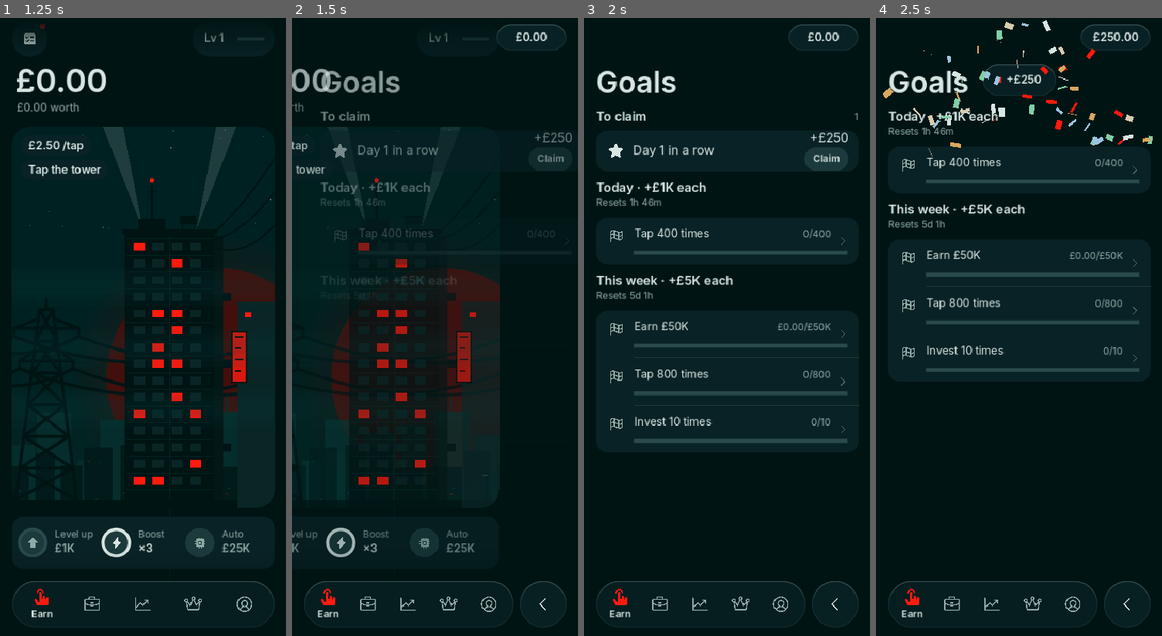
Above: before the commit, frames 1-4 (left to right).
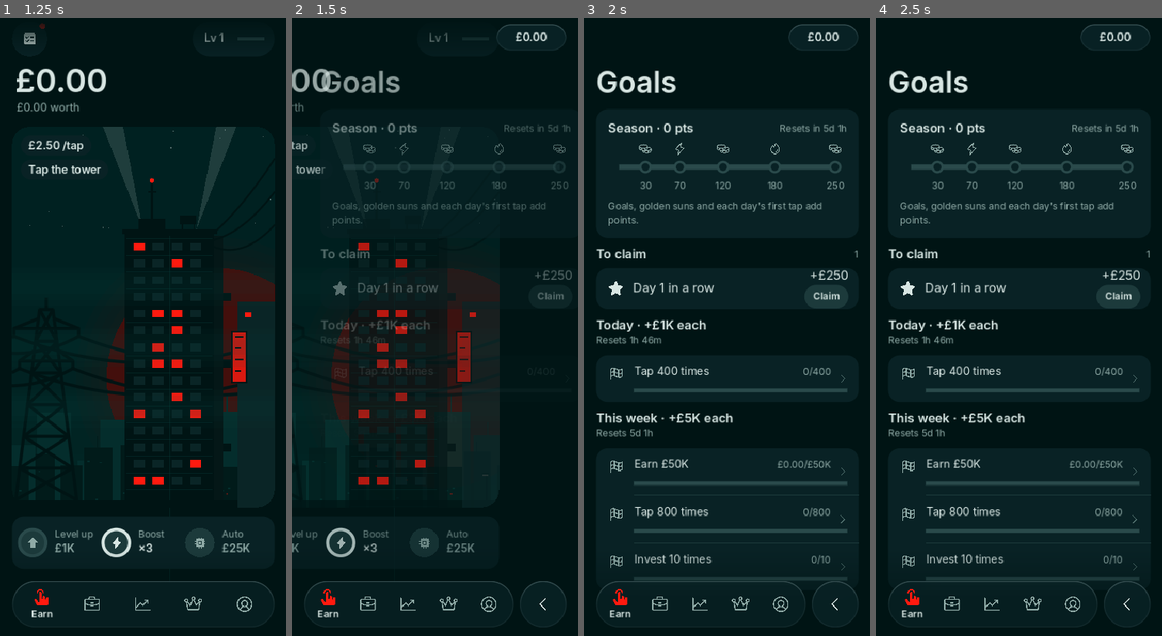
Above: after the commit, the same moments.

Repository: ytjustjosh17-cpu/MCG
Game: Godot game, scene res://scenes/main.tscn
Same seed, same stepped clock (60 frames per second), same inputs: the game is played once before the commit and once after it.
Inputs (mouse positions are in pixels of both pictures, inside the frame that each line leads up to):
- Up to frame 1 (1.25 s): click "Skip" at 0.5 s
- Up to frame 2 (1.5 s): click (320, 36) at 1.25 s
- Up to frame 3 (2 s): no input
- Up to frame 4 (2.5 s): click (1019, 147) at 2.02 s

Frame 1 is identical in both runs. In frame 2, 2.9% of the frame differs, in the area x 9-98%, y 15-58%; in frame 3, 12%, in the area x 4-97%, y 15-91%; in frame 4, 12%.

Commit message:
Screens: weekly season bar on Goals, achievements as medals, claimed money flies to your cash, Profile rank title, showcase and days played
Co-Authored-By: Claude Opus 5.5 <noreply@anthropic.com>
Claude-Session: https://claude.ai/code/session_01G43aEuqkjUy83khniNYyKE

Diff:
--- a/game/scripts/achievements_page.gd
+++ b/game/scripts/achievements_page.gd
@@ -1,6 +1,6 @@
 class_name AchievementsPage
 extends Page
-## Achievements with a filter. Locked first with progress, unlocked at the bottom.
+## Achievements as medals: one per kind, climbing a tier at a time, with a filter.
 
 const FILTERS := [["all", "All"], ["taps", "Taps"], ["worth", "Net worth"], ["biz", "Companies"], ["invest", "Investing"], ["other", "Other"]]
 const GROUP := {
@@ -57,41 +57,50 @@
 		return
 	_pill.text = _label(_filter) + "  ▾"
 	_bonus.text = "+%.1f%% income from achievements (max %d%%)" % [Game.ach_bonus() * 100.0, int(Data.ACH_BONUS_CAP * 100.0)]
-	var locked: Array = []
-	var got: Array = []
-	for a in Game.achievements():
-		if _filter != "all" and String(GROUP.get(a["m"], "other")) != _filter:
+	# One medal per kind of achievement. Waiting rewards first, then the ones
+	# under way (closest first), finished medals last.
+	var gs: Array = []
+	for grp in Game.medal_groups():
+		if _filter != "all" and String(GROUP.get(grp["metric"], "other")) != _filter:
 			continue
-		if Game.achieved.has(a["id"]):
-			got.append(a)
-		else:
-			locked.append(a)
-	# Rebuild only when the filter or the unlocked set changes; otherwise just retext.
-	var sig := _filter + str(Game.achieved.size())
+		gs.append(grp)
+	gs.sort_custom(func(x, y):
+		return _rank(x) > _rank(y))
+	var sig := _filter
+	for grp in gs:
+		sig += "|%s:%d:%d" % [grp["metric"], int(grp["level"]), _waiting(grp)]
 	if sig != _sig:
 		_sig = sig
 		_rows.clear()
 		for ch in _list.get_children():
 			ch.queue_free()
-		var all := locked + got
-		for i in range(all.size()):
+		for i in range(gs.size()):
 			if i > 0:
-				separator(_list, 50)
-			var a: Dictionary = all[i]
-			var done := i >= locked.size()
-			# Each kind of achievement has its own icon; done ones are lit.
-			var r := Row.new(KIND_ICON.get(String(a.get("m", "")), "trophy"), "", false)
-			r.custom_minimum_size = Vector2(0, 56)
-			var ic: Icon = r.lead
-			ic.set_style(UI.TEXT if done else UI.DIM, done)
-			r.title_l.add_theme_color_override("font_color", UI.TEXT if done else UI.SUB)
-			r.value_l.add_theme_font_size_override("font_size", 13)
-			r.value_l.add_theme_color_override("font_color", UI.SUB)
+				separator(_list, 68)
+			var grp: Dictionary = gs[i]
+			var r := MedalRow.new(grp, KIND_ICON.get(String(grp["metric"]), "trophy"))
 			_list.add_child(r)
-			_rows.append([a, r, done])
-	for e in _rows:
-		var r: Row = e[1]
-		r.set_texts(e[0]["title"], "" if e[2] else _progress(e[0]), "Done" if e[2] else "")
+			_rows.append(r)
+	else:
+		# Same medals in the same order: just update their progress.
+		for i in range(mini(_rows.size(), gs.size())):
+			(_rows[i] as MedalRow).set_group(gs[i])
+
+
+static func _waiting(grp: Dictionary) -> int:
+	var n := 0
+	for t in grp["tiers"]:
+		if t["done"] and not t["claimed"]:
+			n += 1
+	return n
+
+
+static func _rank(grp: Dictionary) -> float:
+	if _waiting(grp) > 0:
+		return 3.0
+	if int(grp["next"]) < 0:
+		return 0.0   # every tier done
+	return 1.0 + float(grp["progress"])
 
 
 static func _progress(a: Dictionary) -> String:
--- a/game/scripts/claim_list.gd
+++ b/game/scripts/claim_list.gd
@@ -73,9 +73,12 @@
 		all.custom_minimum_size = Vector2(0, 48)
 		all.pressed.connect(func():
 			var got := 0.0
+			var boosts := 0
 			for r in _mine():
+				if String(r.get("boost", "")) != "":
+					boosts += 1
 				got += Game.claim(String(r["key"]))
-			_celebrate(got))
+			_celebrate(got, all.get_global_rect().get_center(), boosts > 0))
 		Kit.press_fx(all)
 		top.add_child(all)
 		_card.add_child(top)
@@ -105,12 +108,18 @@
 
 func _row(r: Dictionary) -> Control:
 	var kind := String(r.get("kind", ""))
-	var row := Row.new({"ach": "trophy", "goal": "goal", "streak": "star"}.get(kind, "star"), "", false)
+	var row := Row.new({"ach": "trophy", "goal": "goal", "streak": "star", "season": "sparkle", "days": "clock", "term": "lock"}.get(kind, "star"), "", false)
 	(row.lead as Icon).set_style(UI.TEXT, true)
 	row.title_l.text_overrun_behavior = TextServer.OVERRUN_TRIM_ELLIPSIS
 	row.title_l.size_flags_horizontal = Control.SIZE_EXPAND_FILL
 	row.title_l.clip_text = true
-	row.set_texts(String(r.get("title", "")), "", "+" + Game.money_short(float(r.get("amount", 0.0))))
+	var boost := String(r.get("boost", ""))
+	var val := "+" + Game.money_short(float(r.get("amount", 0.0)))
+	if boost == "rush":
+		val = "x2 income 10 min"
+	elif boost == "frenzy":
+		val = "x5 taps 20 s"
+	row.set_texts(String(r.get("title", "")), "", val)
 	# A visible "Claim" pill; the whole row is still the button.
 	var pill := PanelContainer.new()
 	pill.add_theme_stylebox_override("panel", UI.box(UI.RAISED, 16))
@@ -128,17 +137,21 @@
 	pill.add_child(pm)
 	row.value_l.get_parent().get_parent().add_child(pill)
 	var key := String(r["key"])
-	row.pressed.connect(func(): _celebrate(Game.claim(key)))
+	row.pressed.connect(func(): _celebrate(Game.claim(key), row.get_global_rect().get_center(), boost != ""))
 	Kit.press_fx(row)
 	return row
 
 
-func _celebrate(v: float) -> void:
-	if v <= 0.0:
+func _celebrate(v: float, from := Vector2.ZERO, boosted := false) -> void:
+	if v <= 0.0 and not boosted:
 		return
 	Kit.haptic("success")
 	Kit.sound("fanfare")
-	Kit.toast("+" + Game.money_short(v), true)
+	if v > 0.0:
+		Kit.toast("+" + Game.money_short(v), true)
+		Kit.fly_money(from, v)   # the money flies to the cash readout
+	else:
+		Kit.toast("Boost on", true)
 	if not Motion.reduced():
 		var c := Confetti.new(global_position - get_viewport_rect().position + Vector2(size.x * 0.5, 40), 60)
 		get_tree().root.get_node("Kit").add_child(c)
--- a/game/scripts/goals_page.gd
+++ b/game/scripts/goals_page.gd
@@ -13,6 +13,9 @@
 var _day_done: Label
 var _week_done: Label
 var _sig := ""
+var _season_bar: SeasonBar
+var _season_title: Label
+var _season_note: Label
 
 
 func _init() -> void:
@@ -20,8 +23,24 @@
 
 
 func build() -> void:
-	# Finished goals and the daily gift wait here for a tap.
-	body.add_child(ClaimList.new(["goal", "streak"]))
+	# The weekly season bar first: goals, golden suns and the day's first tap fill it.
+	var sc := card()
+	var sp := padded(sc, 16, 6)
+	var sh := HBoxContainer.new()
+	sp.add_child(sh)
+	_season_title = UI.label("Season", 17, UI.TEXT, true)
+	_season_title.size_flags_horizontal = Control.SIZE_EXPAND_FILL
+	sh.add_child(_season_title)
+	_season_note = UI.label("", 13, UI.SUB)
+	_season_note.size_flags_vertical = Control.SIZE_SHRINK_CENTER
+	sh.add_child(_season_note)
+	_season_bar = SeasonBar.new()
+	sp.add_child(_season_bar)
+	var hint := UI.label("Goals, golden suns and each day's first tap add points.", 13, UI.SUB)
+	hint.autowrap_mode = TextServer.AUTOWRAP_WORD_SMART
+	sp.add_child(hint)
+	# Finished goals, season rewards, day milestones and the daily gift wait here for a tap.
+	body.add_child(ClaimList.new(["goal", "streak", "season", "days"]))
 	var d := _header()
 	_day_title = d[0]
 	_day_note = d[1]
@@ -63,6 +82,9 @@
 func refresh() -> void:
 	if _day_box == null:
 		return
+	_season_title.text = "Season · %d pts" % int(Game.season_pts())
+	_season_note.text = "Resets in " + Game.clock(Game.season_week_left_s())
+	_season_bar.refresh()
 	var left := 86400.0 - fmod(Game.now(), 86400.0)
 	_day_note.text = "Resets " + Game.clock(left)
 	_day_chip.visible = Game.streak > 1
--- /dev/null
+++ b/game/scripts/medal_row.gd
@@ -0,0 +1,149 @@
+class_name MedalRow
+extends Row
+## One medal per kind of achievement: a ring that fills a tier at a time
+## (SUB, then TEXT, GOLD once every tier is done), "Taps · 3 of 5", a thin bar
+## to the next tier, and a Claim pill while a tier's reward waits. Tapping the
+## row claims what waits; ids and rewards are the achievements' own.
+
+var g: Dictionary
+var _badge: Badge
+var _pill: PanelContainer
+var _bar: Control
+
+
+func _init(group: Dictionary, icon: String) -> void:
+	super("", "", false)
+	g = group
+	set_meta("fixed_h", true)
+	custom_minimum_size.y = 68
+	_badge = Badge.new(icon)
+	set_lead(_badge)
+	value_l.add_theme_font_size_override("font_size", 13)
+	value_l.add_theme_color_override("font_color", UI.SUB)
+	# "Claim" pill, shown while a tier waits (the whole row is the button).
+	_pill = PanelContainer.new()
+	_pill.add_theme_stylebox_override("panel", UI.box(UI.TEXT, 16))
+	_pill.mouse_filter = Control.MOUSE_FILTER_IGNORE
+	_pill.size_flags_vertical = Control.SIZE_SHRINK_CENTER
+	var pm := MarginContainer.new()
+	pm.add_theme_constant_override("margin_left", 12)
+	pm.add_theme_constant_override("margin_right", 12)
+	pm.mouse_filter = Control.MOUSE_FILTER_IGNORE
+	_pill.add_child(pm)
+	var pl := UI.label("Claim", 13, UI.INK, true)
+	pl.custom_minimum_size = Vector2(0, 32)
+	pl.vertical_alignment = VERTICAL_ALIGNMENT_CENTER
+	pl.mouse_filter = Control.MOUSE_FILTER_IGNORE
+	pm.add_child(pl)
+	value_l.get_parent().get_parent().add_child(_pill)
+	_bar = Control.new()
+	_bar.mouse_filter = Control.MOUSE_FILTER_IGNORE
+	_bar.draw.connect(_draw_bar)
+	add_child(_bar)
+	resized.connect(func():
+		_bar.position = Vector2(68, size.y - 10)
+		_bar.size = Vector2(maxf(0.0, size.x - 68 - 16), 6)
+		_bar.queue_redraw())
+	pressed.connect(_claim)
+	set_group(group)
+
+
+func waiting() -> Array:
+	## Achievement ids of tiers done but not yet claimed.
+	var out: Array = []
+	for t in g["tiers"]:
+		if t["done"] and not t["claimed"]:
+			out.append(String(t["id"]))
+	return out
+
+
+func set_group(group: Dictionary) -> void:
+	g = group
+	var tiers: Array = g["tiers"]
+	var n := tiers.size()
+	var lvl := int(g["level"])
+	var nxt := int(g["next"])
+	var sub := "%d of %d" % [lvl, n]
+	if nxt >= 0:
+		sub += " · next: " + String(tiers[nxt]["title"])
+	set_texts(String(g["title"]), sub, "" if not waiting().is_empty() else ("Done" if nxt < 0 else _progress()))
+	sub_l.text_overrun_behavior = TextServer.OVERRUN_TRIM_ELLIPSIS
+	sub_l.clip_text = true
+	sub_l.size_flags_horizontal = Control.SIZE_EXPAND_FILL
+	_pill.visible = not waiting().is_empty()
+	value_l.visible = not _pill.visible
+	title_l.add_theme_color_override("font_color", UI.TEXT if lvl > 0 else UI.SUB)
+	_badge.set_tiers(lvl, n)
+	_bar.queue_redraw()
+
+
+func _progress() -> String:
+	var nxt := int(g["next"])
+	var goal := float(g["tiers"][nxt]["goal"])
+	var have := minf(Game.metric(String(g["metric"])), goal)
+	if String(g["metric"]) in AchievementsPage.MONEY:
+		return "%s / %s" % [Game.money_short(have), Game.money_short(goal)]
+	return "%s / %s" % [Game.group(int(have)), Game.group(int(goal))]
+
+
+func _draw_bar() -> void:
+	if int(g["next"]) < 0:
+		return   # every tier done: no bar
+	var w := _bar.size.x
+	var y := 3.0
+	_bar.draw_line(Vector2(0, y), Vector2(w, y), UI.TRACK, 4.0, true)
+	var p := clampf(float(g["progress"]), 0.0, 1.0)
+	if p > 0.0:
+		_bar.draw_line(Vector2(0, y), Vector2(w * p, y), UI.TEXT, 4.0, true)
+
+
+func _claim() -> void:
+	var ids := waiting()
+	if ids.is_empty():
+		return
+	var got := 0.0
+	for id in ids:
+		got += Game.claim("ach:" + id)
+	if got > 0.0:
+		Kit.haptic("success")
+		Kit.sound("fanfare")
+		Kit.toast("+" + Game.money_short(got), true)
+		Kit.fly_money(get_global_rect().get_center(), got)
+	Game.flush_changes()
+
+
+class Badge extends Control:
+	## A ring split into one arc per tier, the done ones lit; the kind's icon inside.
+	var _lvl := 0
+	var _n := 1
+	var _icon: Icon
+
+	func _init(icon: String) -> void:
+		custom_minimum_size = Vector2(40, 40)
+		_icon = Icon.new(icon, UI.SUB, 18.0)
+		_icon.position = Vector2(11, 11)
+		add_child(_icon)
+
+	func set_tiers(lvl: int, n: int) -> void:
+		_lvl = lvl
+		_n = maxi(1, n)
+		var c := ring_color()
+		_icon.set_style(c if _lvl > 0 else UI.SUB, _lvl > 0)
+		queue_redraw()
+
+	func ring_color() -> Color:
+		if _lvl >= _n:
+			return UI.GOLD   # the top tier: the only gold on the page
+		if _lvl == 0:
+			return UI.TRACK
+		return UI.TEXT if float(_lvl) / float(_n) >= 0.5 else UI.SUB
+
+	func _draw() -> void:
+		var c := Vector2(20, 20)
+		var r := 18.0
+		var gap := 0.18 if _n > 1 else 0.0
+		var step := TAU / float(_n)
+		for i in range(_n):
+			var a0 := -PI / 2.0 + step * i + gap * 0.5
+			var a1 := -PI / 2.0 + step * (i + 1) - gap * 0.5
+			draw_arc(c, r, a0, a1, 16, ring_color() if i < _lvl else UI.TRACK, 3.0, true)
--- a/game/scripts/profile_page.gd
+++ b/game/scripts/profile_page.gd
@@ -17,6 +17,12 @@
 var _ach_row: Row
 var _rival_row: Row
 var _rec_row: Row
+var _days_row: Row
+var _rank_l: Label
+var _rank_next: Label
+var _rank_bar: ProgressBar
+var _show_box: HBoxContainer
+var _show_sig := "-"
 var _upd_card: PanelContainer
 var _upd_title: Label
 var _upd_btn: Button
@@ -40,6 +46,23 @@
 	id.add_child(_fortune)
 	_stats = UI.label("", 13, UI.SUB)
 	id.add_child(_stats)
+	# Rank title for your net worth, with a thin bar to the next one.
+	var rk := VBoxContainer.new()
+	rk.add_theme_constant_override("separation", 4)
+	body.add_child(rk)
+	_rank_l = UI.label("", 15, UI.TEXT, true)
+	rk.add_child(_rank_l)
+	_rank_bar = ProgressBar.new()
+	_rank_bar.show_percentage = false
+	_rank_bar.custom_minimum_size = Vector2(0, 4)
+	_rank_bar.max_value = 1000
+	_rank_bar.add_theme_stylebox_override("background", UI.box(UI.TRACK, 2))
+	_rank_bar.add_theme_stylebox_override("fill", UI.box(UI.TEXT, 2))
+	rk.add_child(_rank_bar)
+	_rank_next = UI.label("", 13, UI.SUB)
+	_rank_next.text_overrun_behavior = TextServer.OVERRUN_TRIM_ELLIPSIS
+	_rank_next.clip_text = true
+	rk.add_child(_rank_next)
 	# Past week, only once there is a week to show (2+ saved points).
 	_chart = NetChart.new()
 	_chart.custom_minimum_size = Vector2(0, 72)
@@ -94,6 +117,22 @@
 	_bar.add_theme_stylebox_override("fill", UI.box(UI.TEXT, 3))
 	cp.add_child(_bar)
 
+	# Showcase: four favourite items, picked from what you own.
+	var shh := HBoxContainer.new()
+	body.add_child(shh)
+	var stl := UI.label("Showcase", 17, UI.TEXT, true)
+	stl.size_flags_horizontal = Control.SIZE_EXPAND_FILL
+	shh.add_child(stl)
+	var edit := UI.text_btn("Edit")
+	edit.pressed.connect(_pick_showcase)
+	Kit.press_fx(edit)
+	shh.add_child(edit)
+	var shc := card()
+	var shp := padded(shc, 12, 0)
+	_show_box = HBoxContainer.new()
+	_show_box.add_theme_constant_override("separation", 8)
+	shp.add_child(_show_box)
+
 	var ac := card()
 	_reb_row = _link(ac, "sparkle", func(): return RebirthPage.new())
 	separator(ac, 50)
@@ -104,6 +143,10 @@
 	_rival_row = _link(ac, "goal", func(): return RivalsPage.new())
 	separator(ac, 50)
 	_rec_row = _link(ac, "star", func(): return RecordsPage.new())
+	separator(ac, 50)
+	_days_row = Row.new("clock", "", false)
+	_days_row.mouse_filter = Control.MOUSE_FILTER_IGNORE
+	ac.add_child(_days_row)
 
 	# Money: one stacked bar, then a list biggest first with each share.
 	section("Money")
@@ -163,6 +206,14 @@
 		return
 	_fortune.set_value(Game.net_worth())
 	_stats.text = "Lv %d  ·  %s taps" % [Game.level, Game.group(Game.taps)]
+	var rk: Dictionary = Game.rank_title()
+	_rank_l.text = String(rk["title"])
+	_rank_bar.value = float(rk["progress"]) * 1000.0
+	_rank_bar.visible = String(rk["next_title"]) != ""
+	_rank_next.text = ("Next: %s at %s" % [rk["next_title"], Game.money_short(float(rk["next_at"]))]) if String(rk["next_title"]) != "" else "The top rank"
+	var nd := Game.next_days_milestone()
+	_days_row.set_texts("Days played", ("Next reward on day %d" % nd) if nd > 0 else "Every milestone reached", Game.group(Game.days_played()))
+	_fill_showcase()
 	_chart.visible = NetChart.week_points() >= 2
 	var c := clampf(Game.completion(), 0.0, 1.0)
 	_pct.text = "%d%%" % int(c * 100.0)
@@ -275,3 +326,122 @@
 			if w > 0.5:
 				draw_rect(Rect2(x, 0, maxf(1.0, w - 1.0), size.y), COLS[i % COLS.size()])
 			x += w
+
+
+# ---- showcase ----------------------------------------------------------------
+
+static func item_name(key: String) -> String:
+	var parts := key.split(":")
+	if parts.size() != 2:
+		return key
+	for c in Game.collections():
+		if String(c["id"]) == parts[0]:
+			var list: Array = c["items"]
+			var i := int(parts[1])
+			return String(list[i][0]) if i >= 0 and i < list.size() else key
+	return key
+
+
+func _fill_showcase() -> void:
+	var keys: Array = Game.showcase()
+	var sig := ",".join(keys)
+	if sig == _show_sig:
+		return
+	_show_sig = sig
+	for ch in _show_box.get_children():
+		ch.queue_free()
+	for i in range(Data.SHOWCASE_MAX):
+		var slot := Button.new()
+		slot.focus_mode = Control.FOCUS_NONE
+		slot.custom_minimum_size = Vector2(0, 76)
+		slot.size_flags_horizontal = Control.SIZE_EXPAND_FILL
+		for st in ["normal", "hover", "pressed", "focus", "disabled"]:
+			slot.add_theme_stylebox_override(st, UI.box(UI.RAISED, 12))
+		slot.pressed.connect(_pick_showcase)
+		Kit.press_fx(slot)
+		_show_box.add_child(slot)
+		if i < keys.size():
+			var p := String(keys[i]).split(":")
+			var art := ItemArt.new(p[0], int(p[1]), 52.0)
+			art.mouse_filter = Control.MOUSE_FILTER_IGNORE
+			art.set_anchors_and_offsets_preset(Control.PRESET_FULL_RECT)
+			art.offset_left = 8
+			art.offset_right = -8
+			art.offset_top = 8
+			art.offset_bottom = -8
+			slot.add_child(art)
+		else:
+			var plus := Icon.new("plus", UI.SUB, 20.0)
+			plus.set_anchors_and_offsets_preset(Control.PRESET_CENTER)
+			plus.offset_left = -10
+			plus.offset_top = -10
+			plus.offset_right = 10
+			plus.offset_bottom = 10
+			slot.add_child(plus)
+
+
+func _pick_showcase() -> void:
+	## A sheet of everything you own; tap up to four, then Done.
+	Kit.tick()
+	var owned: Array = []
+	for c in Game.collections():
+		for i in range((c["items"] as Array).size()):
+			var key := "%s:%d" % [c["id"], i]
+			if Game.items.has(key):
+				owned.append(key)
+	if owned.is_empty():
+		Kit.toast("Buy an item first (Items tab)")
+		return
+	var sel: Array = Game.showcase().duplicate()
+	var grid := GridContainer.new()
+	grid.columns = 4
+	grid.add_theme_constant_override("h_separation", 8)
+	grid.add_theme_constant_override("v_separation", 8)
+	var tiles := {}
+	var paint := func():
+		for k in tiles.keys():
+			var on: bool = sel.has(k)
+			for st in ["normal", "hover", "pressed", "focus", "disabled"]:
+				(tiles[k] as Button).add_theme_stylebox_override(st, _ring_box() if on else UI.box(UI.RAISED, 12))
+	for key in owned:
+		var b := Button.new()
+		b.focus_mode = Control.FOCUS_NONE
+		b.custom_minimum_size = Vector2(72, 72)
+		b.size_flags_horizontal = Control.SIZE_EXPAND_FILL
+		b.tooltip_text = item_name(key)
+		var p := String(key).split(":")
+		var art := ItemArt.new(p[0], int(p[1]), 48.0)
+		art.mouse_filter = Control.MOUSE_FILTER_IGNORE
+		art.set_anchors_and_offsets_preset(Control.PRESET_FULL_RECT)
+		art.offset_left = 10
+		art.offset_right = -10
+		art.offset_top = 10
+		art.offset_bottom = -10
+		b.add_child(art)
+		b.pressed.connect(func():
+			Kit.tick()
+			if sel.has(key):
+				sel.erase(key)
+			elif sel.size() >= Data.SHOWCASE_MAX:
+				Kit.toast("Four at most: tap one to take it off")
+				return
+			else:
+				sel.append(key)
+			paint.call())
+		grid.add_child(b)
+		tiles[key] = b
+	paint.call()
+	Kit.sheet("Showcase", "Pick up to four items to show on your profile.", [
+		{"text": "Done", "style": "primary", "call": func():
+			Game.set_showcase(sel)
+			_show_sig = "-"
+			refresh()},
+		{"text": "Close", "style": "plain"},
+	], true, grid)
+
+
+static func _ring_box() -> StyleBoxFlat:
+	var sb := UI.box(UI.RAISED, 12)
+	sb.border_color = UI.TEXT
+	sb.set_border_width_all(2)
+	return sb
--- a/game/scripts/records_page.gd
+++ b/game/scripts/records_page.gd
@@ -9,6 +9,7 @@
 var _hero_v: Label
 var _hero_when: Label
 var _rows: Array = []
+var _days: Row
 
 
 func _init() -> void:
@@ -32,6 +33,10 @@
 		r.mouse_filter = Control.MOUSE_FILTER_IGNORE
 		lc.add_child(r)
 		_rows.append(r)
+	separator(lc, 16)
+	_days = Row.new("", "", false)
+	_days.mouse_filter = Control.MOUSE_FILTER_IGNORE
+	lc.add_child(_days)
 	refresh()
 
 
@@ -47,6 +52,7 @@
 		var v := float(rec[1])
 		var sub := when_text(float(rec[2]), "") if v > 0.0 else "Not yet"
 		r.set_texts(str(rec[0]), sub, value_text(v, str(rec[3])) if v > 0.0 else "-")
+	_days.set_texts("Days played", "Counts every day you open the game", value_text(float(Game.days_played()), "days"))
 
 
 static func value_text(v: float, kind: String) -> String:
--- /dev/null
+++ b/game/scripts/season_bar.gd
@@ -0,0 +1,93 @@
+class_name SeasonBar
+extends Control
+## The weekly season bar on Goals: points fill a track, and each milestone sits
+## on it at its points with its icon above (cash, Rush or Frenzy) and the points
+## under it. Reached milestones are lit; claimed ones show a tick. Rewards are
+## claimed from the "To claim" list like any other.
+
+const H := 76.0
+const PAD := 16.0
+var _icons: Array = []   # Icon per milestone
+var _sig := ""
+
+
+func _init() -> void:
+	custom_minimum_size = Vector2(0, H)
+	mouse_filter = Control.MOUSE_FILTER_IGNORE
+	resized.connect(_place)
+
+
+func refresh() -> void:
+	var ms: Array = Game.season_milestones()
+	var sig := str(int(Game.season_pts()))
+	for m in ms:
+		sig += "|%s%s" % [m["reached"], m["claimed"]]
+	if sig == _sig and _icons.size() == ms.size():
+		return
+	_sig = sig
+	if _icons.size() != ms.size():
+		for ic in _icons:
+			(ic as Node).queue_free()
+		_icons.clear()
+		for m in ms:
+			var ic := Icon.new(_kind_icon(String(m["kind"])), UI.SUB, 18.0)
+			ic.mouse_filter = Control.MOUSE_FILTER_IGNORE
+			add_child(ic)
+			_icons.append(ic)
+	for i in range(ms.size()):
+		var m: Dictionary = ms[i]
+		var ic: Icon = _icons[i]
+		if m["claimed"]:
+			ic.kind = "check"
+			ic.set_style(UI.TEXT, true)
+		elif m["reached"]:
+			ic.kind = _kind_icon(String(m["kind"]))
+			ic.set_style(UI.TEXT, true)
+		else:
+			ic.kind = _kind_icon(String(m["kind"]))
+			ic.set_style(UI.SUB, false)
+	_place()
+	queue_redraw()
+
+
+static func _kind_icon(k: String) -> String:
+	return {"cash": "coins", "rush": "bolt", "frenzy": "fire"}.get(k, "star")
+
+
+func _top() -> float:
+	var ms: Array = Data.SEASON
+	return float(ms[ms.size() - 1][0]) if not ms.is_empty() else 1.0
+
+
+func _x(pts: float) -> float:
+	return PAD + (size.x - PAD * 2.0) * clampf(pts / _top(), 0.0, 1.0)
+
+
+func _place() -> void:
+	var ms: Array = Data.SEASON
+	for i in range(mini(_icons.size(), ms.size())):
+		var ic: Icon = _icons[i]
+		ic.position = Vector2(_x(float(ms[i][0])) - 9.0, 2.0)
+	queue_redraw()
+
+
+func _draw() -> void:
+	var ms: Array = Game.season_milestones()
+	var y := 36.0
+	var x0 := PAD
+	var x1 := size.x - PAD
+	draw_line(Vector2(x0, y), Vector2(x1, y), UI.TRACK, 6.0, true)
+	var px := _x(Game.season_pts())
+	if px > x0:
+		draw_line(Vector2(x0, y), Vector2(px, y), UI.TEXT, 6.0, true)
+	var f: Font = UI.REG
+	for m in ms:
+		var x := _x(float(m["pts"]))
+		var lit: bool = m["reached"]
+		draw_circle(Vector2(x, y), 7.0, UI.TEXT if lit else UI.PANEL)
+		if not lit:
+			draw_arc(Vector2(x, y), 7.0, 0.0, TAU, 24, UI.TRACK, 2.0, true)
+		var t := str(int(m["pts"]))
+		var tw := f.get_string_size(t, HORIZONTAL_ALIGNMENT_LEFT, -1, 13).x
+		var tx := clampf(x - tw * 0.5, 0.0, size.x - tw)
+		draw_string(f, Vector2(tx, y + 30.0), t, HORIZONTAL_ALIGNMENT_LEFT, -1, 13, UI.TEXT if lit else UI.SUB)
--- a/game/tests/scroll_test.gd
+++ b/game/tests/scroll_test.gd
@@ -487,6 +487,23 @@
 	ivp._prop_seg.select(0, true)
 	ivp._seg.select(0, true)
 	await create_timer(0.3).timeout
+	# Batch 3 screens A: season card, medals, profile rank/showcase/days.
+	var gp3 = load("res://scripts/goals_page.gd").new()
+	main.push(gp3)
+	await create_timer(0.6).timeout
+	_ok(gp3._season_bar != null and gp3._season_bar.is_visible_in_tree() and gp3._season_bar._icons.size() == Data.SEASON.size(), "goals: season bar shows a marker per milestone")
+	main.pop()
+	await create_timer(0.6).timeout
+	var ap3 = load("res://scripts/achievements_page.gd").new()
+	main.push(ap3)
+	await create_timer(0.6).timeout
+	_ok(ap3._rows.size() == g.medal_groups().size() and ap3._rows.size() < g.achievements().size(), "achievements: one medal row per kind (%d medals for %d achievements)" % [ap3._rows.size(), g.achievements().size()])
+	main.pop()
+	await create_timer(0.6).timeout
+	main.show_page(4)
+	await create_timer(0.5).timeout
+	var pp3 = main._pages[4]
+	_ok(pp3._rank_l.text == String(g.rank_title()["title"]) and pp3._show_box.get_child_count() == Data.SHOWCASE_MAX and pp3._days_row.title_l.text == "Days played", "profile: rank title, four showcase slots and days played")
 	print("Failures: ", fails)
 	quit(1 if fails > 0 else 0)
 
Not shown, added: game/scripts/medal_row.gd.uid
Not shown, added: game/scripts/season_bar.gd.uid
